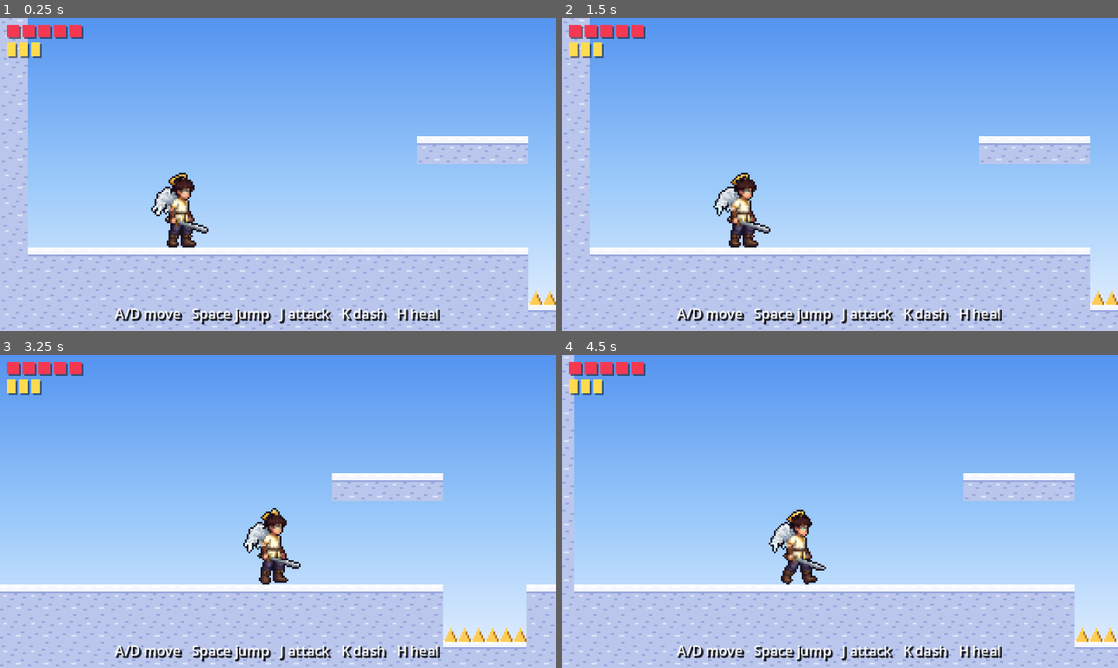
Above: before the commit, frames 1-4 (two rows, left to right).
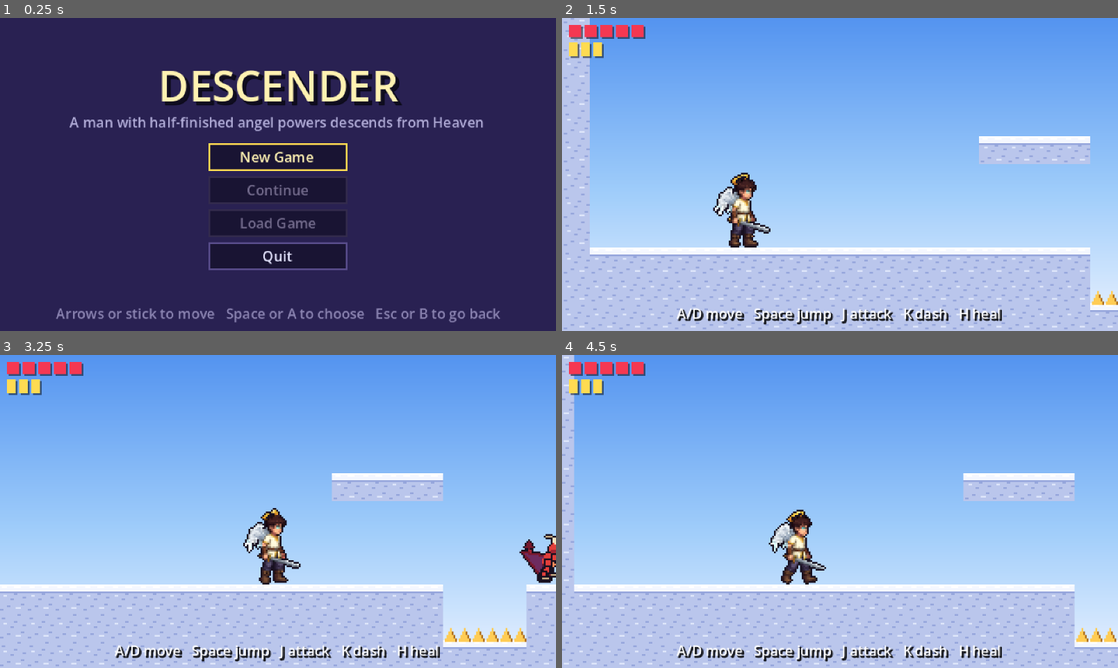
Above: after the commit, the same moments.

Repository: IhorBalan/descender-game
Game: Godot game, scene res://scenes/title.tscn
Two runs of this game, one before a commit and one after it. Both use one fixed random seed, a clock stepped at 60 frames per second and the inputs below. Before the commit the project starts from res://scenes/main.tscn.
Inputs (mouse positions are in pixels of both pictures, inside the frame that each line leads up to):
- Up to frame 1 (0.25 s): no input
- Up to frame 2 (1.5 s): click (840, 155) at 0.5 s, where only the run after the commit has a clickable "New Game"; click (840, 183) at 1.25 s, where only the run after the commit has a clickable "1 Empty"
- Up to frame 3 (3.25 s): move the mouse to (400, 495) at 2.02 s; hold D (move_right) from 2.03 s (still down); tap H (heal) at 2.1, 3.05 s; click (400, 495) at 2.17 s; tap Space (jump) at 2.27, 3.02 s; move the mouse to (166, 527) at 2.77 s; tap J (attack) at 2.85 s; click (166, 527) at 2.92 s
- Up to frame 4 (4.5 s): move the mouse to (895, 442) at 3.52 s; release D (move_right) at 3.53 s; hold A (move_left) 3.53-4.28 s; tap K (dash) at 3.6 s; click (895, 442) at 3.67 s; tap H (heal) at 3.8, 4.35 s; move the mouse to (812, 574) at 4.27 s; hold D (move_right) from 4.28 s (still down); click (812, 574) at 4.42 s

The runs differ from the first frame. In frame 1, 100% of the frame differs, in the area x 0-100%, y 0-100%; in frame 2, 0.2%; in frame 3, 0.6%; in frame 4, nothing differs.

Commit message:
Add a title screen with three save slots (#44)
* Add a title screen with three save slots

The game now opens on a title screen: New Game, Continue, Load Game and
Quit, driven by keyboard or gamepad. New Game and Load Game share a slot
picker with three slots; an occupied slot has to be pressed twice before
a new game overwrites it. Continue resumes the most recent save.

Saves are JSON files under user://saves, written by the SaveManager
autoload. Resting at a checkpoint saves the checkpoint, the unlocked
abilities and the time played to the slot the game was started from.
Loading boots the level with the hero at that checkpoint, rested, and
removes the feathers he already collected.

The level scene still runs on its own with no slot, as the smoke test
does; the test now also writes a slot, boots the level from it and
checks the title screen comes up.

Co-Authored-By: Claude Fable 5.1 <noreply@anthropic.com>
Claude-Session: https://claude.ai/code/session_01RkWgRQPNohXBXUEhJfU1kX

* Restart from the progress so far instead of a fresh run

Pressing R reloaded the level fresh while keeping the save slot, so the
next checkpoint overwrote the slot with no abilities. The restart now
carries the current checkpoint and abilities into the reloaded level.

Co-Authored-By: Claude Fable 5.1 <noreply@anthropic.com>
Claude-Session: https://claude.ai/code/session_01RkWgRQPNohXBXUEhJfU1kX

---------

Co-authored-by: Claude <noreply@anthropic.com>

Diff:
--- /dev/null
+++ b/assets/ui_theme.tres
@@ -0,0 +1,59 @@
+[gd_resource type="Theme" load_steps=5 format=3]
+
+[sub_resource type="StyleBoxFlat" id="StyleBoxFlat_normal"]
+content_margin_left = 6.0
+content_margin_top = 2.0
+content_margin_right = 6.0
+content_margin_bottom = 2.0
+bg_color = Color(0.1, 0.08, 0.2, 1)
+border_width_left = 1
+border_width_top = 1
+border_width_right = 1
+border_width_bottom = 1
+border_color = Color(0.35, 0.3, 0.55, 1)
+
+[sub_resource type="StyleBoxFlat" id="StyleBoxFlat_hover"]
+content_margin_left = 6.0
+content_margin_top = 2.0
+content_margin_right = 6.0
+content_margin_bottom = 2.0
+bg_color = Color(0.2, 0.16, 0.38, 1)
+border_width_left = 1
+border_width_top = 1
+border_width_right = 1
+border_width_bottom = 1
+border_color = Color(0.6, 0.55, 0.85, 1)
+
+[sub_resource type="StyleBoxFlat" id="StyleBoxFlat_focus"]
+bg_color = Color(1, 1, 1, 0)
+border_width_left = 1
+border_width_top = 1
+border_width_right = 1
+border_width_bottom = 1
+border_color = Color(1, 0.86, 0.32, 1)
+
+[sub_resource type="StyleBoxFlat" id="StyleBoxFlat_disabled"]
+content_margin_left = 6.0
+content_margin_top = 2.0
+content_margin_right = 6.0
+content_margin_bottom = 2.0
+bg_color = Color(0.1, 0.08, 0.2, 1)
+border_width_left = 1
+border_width_top = 1
+border_width_right = 1
+border_width_bottom = 1
+border_color = Color(0.2, 0.17, 0.3, 1)
+
+[resource]
+default_font_size = 8
+Button/colors/font_color = Color(0.9, 0.9, 1, 1)
+Button/colors/font_disabled_color = Color(0.45, 0.42, 0.55, 1)
+Button/colors/font_focus_color = Color(1, 0.95, 0.7, 1)
+Button/colors/font_hover_color = Color(1, 1, 1, 1)
+Button/colors/font_pressed_color = Color(1, 0.86, 0.32, 1)
+Button/styles/disabled = SubResource("StyleBoxFlat_disabled")
+Button/styles/focus = SubResource("StyleBoxFlat_focus")
+Button/styles/hover = SubResource("StyleBoxFlat_hover")
+Button/styles/normal = SubResource("StyleBoxFlat_normal")
+Button/styles/pressed = SubResource("StyleBoxFlat_hover")
+Label/colors/font_color = Color(0.9, 0.9, 1, 1)
--- a/project.godot
+++ b/project.godot
@@ -12,8 +12,12 @@
 
 config/name="Descender"
 config/description="A side-view metroidvania prototype: a man with half-finished angel powers descends from Heaven into Hell."
-run/main_scene="res://scenes/main.tscn"
+run/main_scene="res://scenes/title.tscn"
 config/features=PackedStringArray("4.7", "GL Compatibility")
+
+[autoload]
+
+SaveManager="*res://scripts/save_manager.gd"
 
 [display]
 
--- /dev/null
+++ b/scenes/title.tscn
@@ -0,0 +1,131 @@
+[gd_scene load_steps=3 format=3]
+
+[ext_resource type="Script" path="res://scripts/ui/title.gd" id="1_title"]
+[ext_resource type="Theme" path="res://assets/ui_theme.tres" id="2_theme"]
+
+[node name="Title" type="Control"]
+layout_mode = 3
+anchors_preset = 15
+anchor_right = 1.0
+anchor_bottom = 1.0
+theme = ExtResource("2_theme")
+script = ExtResource("1_title")
+
+[node name="Background" type="ColorRect" parent="."]
+layout_mode = 1
+anchors_preset = 15
+anchor_right = 1.0
+anchor_bottom = 1.0
+mouse_filter = 2
+color = Color(0.16, 0.13, 0.32, 1)
+
+[node name="Heading" type="Label" parent="."]
+layout_mode = 1
+anchors_preset = 10
+anchor_right = 1.0
+offset_top = 22.0
+offset_bottom = 54.0
+theme_override_colors/font_color = Color(1, 0.95, 0.7, 1)
+theme_override_colors/font_shadow_color = Color(0, 0, 0, 0.6)
+theme_override_constants/shadow_offset_x = 2
+theme_override_constants/shadow_offset_y = 2
+theme_override_font_sizes/font_size = 24
+text = "DESCENDER"
+horizontal_alignment = 1
+vertical_alignment = 1
+
+[node name="Tagline" type="Label" parent="."]
+layout_mode = 1
+anchors_preset = 10
+anchor_right = 1.0
+offset_top = 54.0
+offset_bottom = 66.0
+theme_override_colors/font_color = Color(0.7, 0.68, 0.85, 1)
+text = "A man with half-finished angel powers descends from Heaven"
+horizontal_alignment = 1
+vertical_alignment = 1
+
+[node name="Menu" type="VBoxContainer" parent="."]
+layout_mode = 1
+anchors_preset = 8
+anchor_left = 0.5
+anchor_top = 0.5
+anchor_right = 0.5
+anchor_bottom = 0.5
+offset_left = -40.0
+offset_top = -12.0
+offset_right = 40.0
+offset_bottom = 48.0
+grow_horizontal = 2
+grow_vertical = 2
+theme_override_constants/separation = 3
+
+[node name="NewGame" type="Button" parent="Menu"]
+layout_mode = 2
+text = "New Game"
+
+[node name="Continue" type="Button" parent="Menu"]
+layout_mode = 2
+text = "Continue"
+
+[node name="Load" type="Button" parent="Menu"]
+layout_mode = 2
+text = "Load Game"
+
+[node name="Quit" type="Button" parent="Menu"]
+layout_mode = 2
+text = "Quit"
+
+[node name="Slots" type="VBoxContainer" parent="."]
+visible = false
+layout_mode = 1
+anchors_preset = 8
+anchor_left = 0.5
+anchor_top = 0.5
+anchor_right = 0.5
+anchor_bottom = 0.5
+offset_left = -100.0
+offset_top = -10.0
+offset_right = 100.0
+offset_bottom = 64.0
+grow_horizontal = 2
+grow_vertical = 2
+theme_override_constants/separation = 3
+
+[node name="Heading" type="Label" parent="Slots"]
+layout_mode = 2
+text = "Load game"
+horizontal_alignment = 1
+
+[node name="Slot1" type="Button" parent="Slots"]
+layout_mode = 2
+text = "1   Empty"
+alignment = 0
+
+[node name="Slot2" type="Button" parent="Slots"]
+layout_mode = 2
+text = "2   Empty"
+alignment = 0
+
+[node name="Slot3" type="Button" parent="Slots"]
+layout_mode = 2
+text = "3   Empty"
+alignment = 0
+
+[node name="Back" type="Button" parent="Slots"]
+layout_mode = 2
+text = "Back"
+
+[node name="Hint" type="Label" parent="."]
+layout_mode = 1
+anchors_preset = 12
+anchor_top = 1.0
+anchor_right = 1.0
+anchor_bottom = 1.0
+offset_top = -16.0
+offset_bottom = -4.0
+grow_vertical = 0
+theme_override_colors/font_color = Color(0.55, 0.52, 0.7, 1)
+text = "Arrows or stick to move   Space or A to choose   Esc or B to go back"
+horizontal_alignment = 1
+vertical_alignment = 1
--- a/scripts/level_builder.gd
+++ b/scripts/level_builder.gd
@@ -270,6 +270,15 @@
 	return rect
 
 
+## Drops the feathers for abilities the hero already has, for a loaded save.
+func remove_pickups(abilities: Array[Player.Ability]) -> void:
+	for pickup in pickups.duplicate():
+		if pickup.ability in abilities:
+			pickups.erase(pickup)
+			_objects.remove_child(pickup)
+			pickup.queue_free()
+
+
 ## Pickups still waiting in the level (collected ones are freed).
 func pickup_count() -> int:
 	var count := 0
--- a/scripts/main.gd
+++ b/scripts/main.gd
@@ -1,6 +1,7 @@
 extends Node2D
 
-## Boots the level, spawns the hero and wires up the HUD and camera.
+## Boots the level, spawns the hero and wires up the HUD and camera, applies
+## the save the title screen chose and writes it back at every checkpoint.
 
 const LEVEL_PATH := "res://levels/level_01.txt"
 const PLAYER_SCENE := preload("res://scenes/player.tscn")
@@ -11,6 +12,10 @@
 }
 
 var player: Player
+## Seconds played in this save, carried over from the loaded file.
+var play_time := 0.0
+## Index into level.checkpoints of the one the hero last rested at.
+var _active_checkpoint := -1
 
 @onready var level: LevelBuilder = $Level
 @onready var camera: GameCamera = $Camera2D
@@ -33,6 +38,11 @@
 		checkpoint.rested.connect(_on_checkpoint_rested)
 	if level.goal:
 		level.goal.reached.connect(_on_goal_reached)
+	# Applied before the ability signal is wired, so loaded powers are
+	# restored quietly instead of announced again.
+	if not SaveManager.pending.is_empty():
+		_apply_save(SaveManager.pending)
+		SaveManager.pending = {}
 	player.ability_unlocked.connect(_on_ability_unlocked)
 	level.spawn_enemies()
 
@@ -43,9 +53,63 @@
 	hud.show_message(CONTROLS_HINT, 6.0)
 
 
+func _process(delta: float) -> void:
+	play_time += delta
+
+
 func _unhandled_input(event: InputEvent) -> void:
 	if event.is_action_pressed("restart"):
+		# Restart from the last checkpoint with the progress so far, so a
+		# reload never writes a fresh run over the slot.
+		SaveManager.pending = capture_save()
 		get_tree().reload_current_scene()
+
+
+# --- Saving -------------------------------------------------------------
+
+
+## Puts the hero at the saved checkpoint, as if he had just rested there,
+## with the saved abilities (their feathers gone from the level).
+func _apply_save(data: Dictionary) -> void:
+	play_time = float(data.get("play_time", 0.0))
+	var abilities: Array[Player.Ability] = []
+	for value in data.get("abilities", []):
+		var ability := int(value)
+		if ability in Player.Ability.values() and ability not in abilities:
+			abilities.append(ability as Player.Ability)
+	for ability in abilities:
+		player.unlock(ability)
+	level.remove_pickups(abilities)
+	var index := int(data.get("checkpoint", -1))
+	if index >= 0 and index < level.checkpoints.size():
+		_active_checkpoint = index
+		var checkpoint := level.checkpoints[index]
+		checkpoint.set_active(true)
+		player.global_position = checkpoint.global_position
+		player.rest_at(checkpoint.global_position)
+
+
+## Everything a save needs to put the hero back where he was.
+func capture_save() -> Dictionary:
+	var abilities: Array[int] = []
+	for ability in player.abilities:
+		abilities.append(ability)
+	return {
+		"version": SaveManager.VERSION,
+		"level": LEVEL_PATH,
+		"checkpoint": _active_checkpoint,
+		"abilities": abilities,
+		"play_time": play_time,
+		"saved_at": Time.get_unix_time_from_system(),
+	}
+
+
+## Writes the current progress to the slot the game was started from.
+## Returns false when there is no slot (the level was run directly).
+func save_game() -> bool:
+	if SaveManager.current_slot < 0:
+		return false
+	return SaveManager.write(SaveManager.current_slot, capture_save())
 
 
 func _on_player_died() -> void:
@@ -59,8 +123,12 @@
 	camera.snap_to_target()
 
 
-func _on_checkpoint_rested(_checkpoint: Checkpoint) -> void:
-	hud.show_message("Checkpoint: health and healing restored", 2.5)
+func _on_checkpoint_rested(checkpoint: Checkpoint) -> void:
+	_active_checkpoint = level.checkpoints.find(checkpoint)
+	var text := "Checkpoint: health and healing restored"
+	if save_game():
+		text += "   Game saved"
+	hud.show_message(text, 2.5)
 
 
 func _on_ability_unlocked(ability: Player.Ability) -> void:
--- /dev/null
+++ b/scripts/save_manager.gd
@@ -0,0 +1,106 @@
+extends Node
+
+## Save slots on disk, and the save the level applies when it boots.
+##
+## Registered as the SaveManager autoload. Each slot is a JSON file under
+## user://saves (see capture in main.gd for what goes in it). The title
+## screen picks a slot and either clears it (new game) or reads it into
+## `pending`; main.gd applies `pending` once the level is built and writes
+## back to `current_slot` whenever the game saves.
+
+const SLOT_COUNT := 3
+const SAVE_DIR := "user://saves"
+const VERSION := 1
+
+## The slot the running game saves to, or -1 when it should not save at all
+## (the level scene was started directly, as the smoke test does).
+var current_slot := -1
+## The save to apply when the level scene boots; empty for a fresh game.
+var pending: Dictionary = {}
+
+
+func slot_path(slot: int) -> String:
+	return "%s/slot_%d.json" % [SAVE_DIR, slot + 1]
+
+
+func has_save(slot: int) -> bool:
+	return FileAccess.file_exists(slot_path(slot))
+
+
+## The slot's save, or an empty dictionary when it is missing or unreadable.
+func read(slot: int) -> Dictionary:
+	if not has_save(slot):
+		return {}
+	var text := FileAccess.get_file_as_string(slot_path(slot))
+	var data: Variant = JSON.parse_string(text)
+	if data is Dictionary and int(data.get("version", 0)) == VERSION:
+		return data
+	push_warning("Save slot %d is unreadable, treating it as empty" % (slot + 1))
+	return {}
+
+
+func write(slot: int, data: Dictionary) -> bool:
+	DirAccess.make_dir_recursive_absolute(SAVE_DIR)
+	var file := FileAccess.open(slot_path(slot), FileAccess.WRITE)
+	if file == null:
+		var reason := error_string(FileAccess.get_open_error())
+		push_error("Could not write save slot %d: %s" % [slot + 1, reason])
+		return false
+	file.store_string(JSON.stringify(data, "\t"))
+	file.close()
+	return true
+
+
+func delete(slot: int) -> void:
+	if has_save(slot):
+		DirAccess.remove_absolute(slot_path(slot))
+
+
+## The slot saved most recently, or -1 when every slot is empty.
+func latest_slot() -> int:
+	var latest := -1
+	var latest_time := -1.0
+	for slot in SLOT_COUNT:
+		var data := read(slot)
+		if data.is_empty():
+			continue
+		var saved_at := float(data.get("saved_at", 0.0))
+		if saved_at > latest_time:
+			latest = slot
+			latest_time = saved_at
+	return latest
+
+
+## Clears the slot and makes it the one the new game saves to.
+func start_new_game(slot: int) -> void:
+	delete(slot)
+	current_slot = slot
+	pending = {}
+
+
+## Reads the slot for the level to apply. Returns false when it is empty.
+func load_slot(slot: int) -> bool:
+	var data := read(slot)
+	if data.is_empty():
+		return false
+	current_slot = slot
+	pending = data
+	return true
+
+
+## One line for the slot picker: where the save is and how long it took.
+func summary(slot: int) -> String:
+	var data := read(slot)
+	if data.is_empty():
+		return "Empty"
+	var checkpoint := int(data.get("checkpoint", -1))
+	var place := "Start" if checkpoint < 0 else "Checkpoint %d" % (checkpoint + 1)
+	var abilities: Array = data.get("abilities", [])
+	var seconds := int(data.get("play_time", 0.0))
+	var played := "%d:%02d" % [seconds / 60, seconds % 60]
+	if abilities.is_empty():
+		return "%s   %s" % [place, played]
+	var names: PackedStringArray = []
+	for ability in abilities:
+		names.append(Player.Ability.keys()[int(ability)].capitalize())
+	return "%s   %s   %s" % [place, ", ".join(names), played]
--- /dev/null
+++ b/scripts/ui/title.gd
@@ -0,0 +1,89 @@
+extends Control
+
+## The title screen: new game, continue the latest save, load a slot, quit.
+##
+## New Game and Load both open the slot picker. For a new game an occupied
+## slot asks to be pressed twice before it is overwritten.
+
+enum SlotMode { NEW_GAME, LOAD }
+
+const GAME_SCENE := "res://scenes/main.tscn"
+
+var _slot_mode := SlotMode.NEW_GAME
+var _overwrite_slot := -1
+
+@onready var menu: VBoxContainer = $Menu
+@onready var new_game_button: Button = $Menu/NewGame
+@onready var continue_button: Button = $Menu/Continue
+@onready var load_button: Button = $Menu/Load
+@onready var quit_button: Button = $Menu/Quit
+@onready var slots: VBoxContainer = $Slots
+@onready var slots_heading: Label = $Slots/Heading
+@onready var slot_buttons: Array[Button] = [$Slots/Slot1, $Slots/Slot2, $Slots/Slot3]
+@onready var back_button: Button = $Slots/Back
+
+
+func _ready() -> void:
+	new_game_button.pressed.connect(_show_slots.bind(SlotMode.NEW_GAME))
+	continue_button.pressed.connect(_on_continue_pressed)
+	load_button.pressed.connect(_show_slots.bind(SlotMode.LOAD))
+	quit_button.pressed.connect(get_tree().quit)
+	back_button.pressed.connect(_show_menu)
+	for slot in slot_buttons.size():
+		slot_buttons[slot].pressed.connect(_on_slot_pressed.bind(slot))
+	_show_menu()
+
+
+func _unhandled_input(event: InputEvent) -> void:
+	if slots.visible and event.is_action_pressed("ui_cancel"):
+		_show_menu()
+		get_viewport().set_input_as_handled()
+
+
+func _show_menu() -> void:
+	slots.visible = false
+	menu.visible = true
+	var any_save := SaveManager.latest_slot() >= 0
+	continue_button.disabled = not any_save
+	load_button.disabled = not any_save
+	new_game_button.grab_focus()
+
+
+func _show_slots(mode: SlotMode) -> void:
+	_slot_mode = mode
+	_overwrite_slot = -1
+	slots_heading.text = "New game: choose a slot" if mode == SlotMode.NEW_GAME else "Load game"
+	var first: Button = null
+	for slot in slot_buttons.size():
+		var button := slot_buttons[slot]
+		button.text = "%d   %s" % [slot + 1, SaveManager.summary(slot)]
+		button.disabled = mode == SlotMode.LOAD and not SaveManager.has_save(slot)
+		if first == null and not button.disabled:
+			first = button
+	menu.visible = false
+	slots.visible = true
+	(first if first else back_button).grab_focus()
+
+
+func _on_slot_pressed(slot: int) -> void:
+	match _slot_mode:
+		SlotMode.NEW_GAME:
+			if SaveManager.has_save(slot) and _overwrite_slot != slot:
+				_overwrite_slot = slot
+				slot_buttons[slot].text = "%d   Overwrite?  Press again" % (slot + 1)
+				return
+			SaveManager.start_new_game(slot)
+		SlotMode.LOAD:
+			if not SaveManager.load_slot(slot):
+				return
+	_start_game()
+
+
+func _on_continue_pressed() -> void:
+	var slot := SaveManager.latest_slot()
+	if slot >= 0 and SaveManager.load_slot(slot):
+		_start_game()
+
+
+func _start_game() -> void:
+	get_tree().change_scene_to_file(GAME_SCENE)
--- a/tests/smoke_test.gd
+++ b/tests/smoke_test.gd
@@ -9,8 +9,8 @@
 ## when a script error stops the checks from running.
 
 ## Every check the script makes; fewer at the end means something broke early.
-const EXPECTED_CHECKS := 45
-const LAST_TICK := 760
+const EXPECTED_CHECKS := 58
+const LAST_TICK := 800
 
 var _ticks := 0
 var _main: Node
@@ -26,17 +26,25 @@
 var _enemy_count := 0
 var _failures := 0
 var _checks := 0
+## The save written at the end of the run and the level booted from it.
+var _save: Dictionary = {}
+var _loaded: Node
+var _title: Node
+## The SaveManager autoload; this script is compiled before autoloads
+## are registered, so it is looked up by node instead of by name.
+var _saves: Node
+var _main_scene: PackedScene
 
 
 func _initialize() -> void:
 	# Flyers pick a random hover phase; a fixed seed keeps every run identical.
 	seed(1)
-	var scene: PackedScene = load("res://scenes/main.tscn")
-	if scene == null:
+	_main_scene = load("res://scenes/main.tscn")
+	if _main_scene == null:
 		printerr("FAIL main scene did not load")
 		quit(1)
 		return
-	_main = scene.instantiate()
+	_main = _main_scene.instantiate()
 	root.add_child(_main)
 
 
@@ -223,6 +231,53 @@
 				_player.collision_mask & LightBarrier.LAYER_BIT != 0,
 				"wall of light is solid again after the dash"
 			)
+		770:
+			# Saving: rest at the checkpoint, write the slot and read it back.
+			_saves = root.get_node_or_null("SaveManager")
+			_check(_saves != null, "SaveManager autoload present")
+			var checkpoint: Checkpoint = _main.level.checkpoints[0]
+			_player.global_position = checkpoint.global_position
+			_player.velocity = Vector2.ZERO
+		774:
+			_check(_main._active_checkpoint == 0, "resting records the checkpoint")
+			var slot: int = _saves.SLOT_COUNT - 1
+			_saves.start_new_game(slot)
+			_check(_main.save_game(), "save slot written")
+			_save = _saves.read(slot)
+			_check(int(_save.get("checkpoint", -1)) == 0, "save holds the checkpoint")
+			_check(_save.get("abilities", []).size() == 2, "save holds both abilities")
+			_check(_saves.latest_slot() == slot, "latest slot is the new save")
+			# Loading: boot a fresh level from the save in place of this one.
+			root.remove_child(_main)
+			_main.free()
+			_check(_saves.load_slot(slot), "save slot loads")
+			_loaded = _main_scene.instantiate()
+			root.add_child(_loaded)
+		778:
+			var loaded_player: Player = _loaded.player
+			var checkpoint: Checkpoint = _loaded.level.checkpoints[0]
+			_check(
+				loaded_player.global_position.distance_to(checkpoint.global_position) < 1.0,
+				"loaded hero stands at the checkpoint"
+			)
+			_check(checkpoint.active, "loaded checkpoint is lit")
+			_check(
+				(
+					loaded_player.has_ability(Player.Ability.WINGS)
+					and loaded_player.has_ability(Player.Ability.LIGHT_DASH)
+				),
+				"loaded hero keeps both abilities"
+			)
+			_check(_loaded.level.pickup_count() == 0, "collected feathers stay collected")
+			_saves.delete(_saves.SLOT_COUNT - 1)
+			_saves.current_slot = -1
+			root.remove_child(_loaded)
+			_loaded.free()
+			_title = load("res://scenes/title.tscn").instantiate()
+			root.add_child(_title)
+		782:
+			_check(_title.get_node("Menu").visible, "title screen shows its menu")
+			_check(_title.get_node("Menu/Continue").disabled, "nothing to continue without a save")
 		LAST_TICK:
 			_report()
 			return true
Not shown, added: scripts/save_manager.gd.uid
Not shown, added: scripts/ui/title.gd.uid
